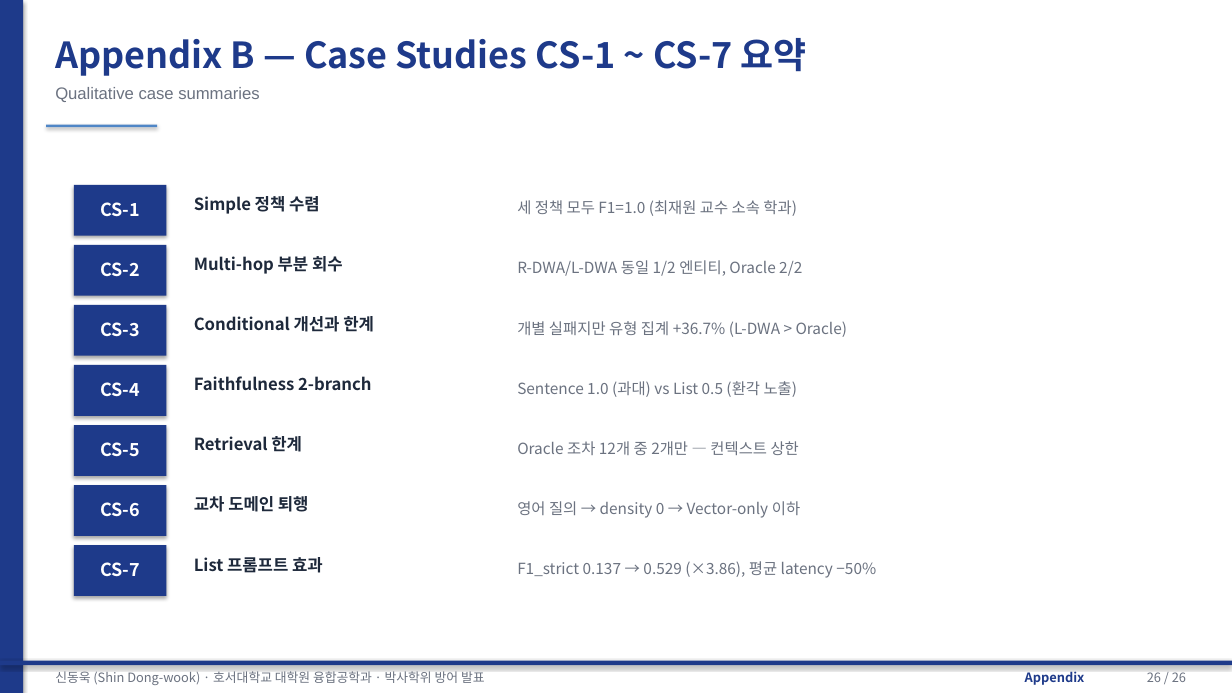
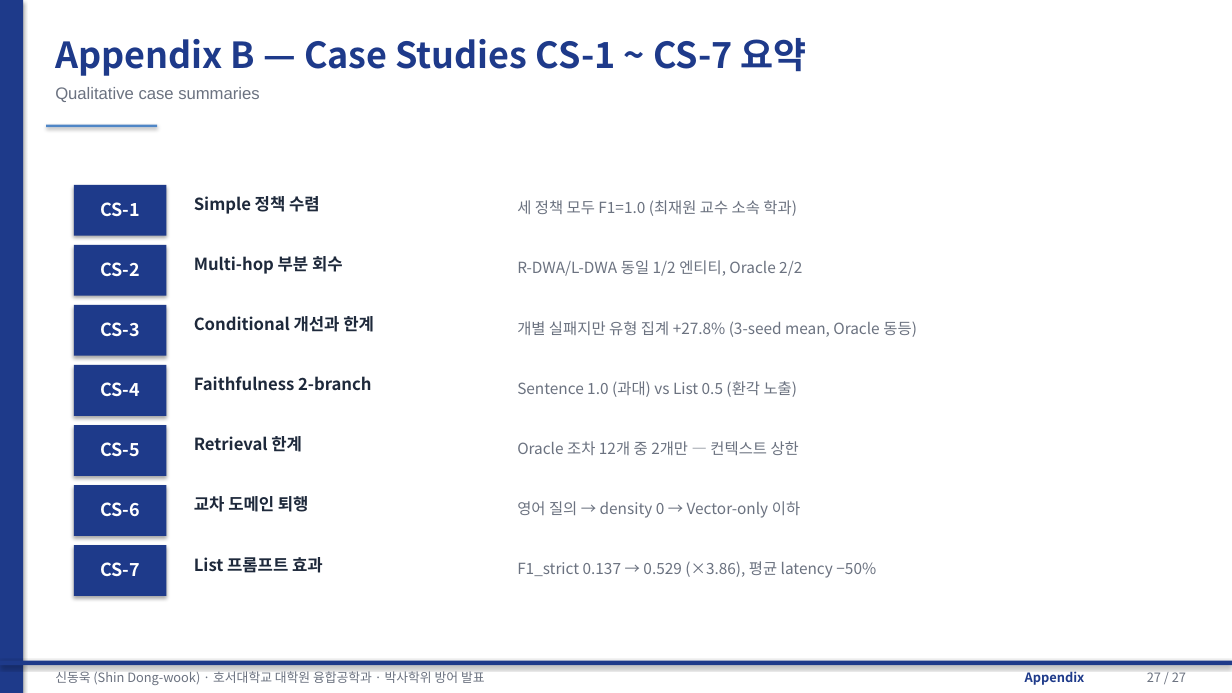
Before and after one commit to sdw1621/triple-rag-phd, a slide deck: slide 27 of thesis_current/박사논문_방어발표_v1.pptx (slide 26 before the commit). Drawn at 1232x693 pixels with LibreOffice and Linux fonts; fonts in the diff are those of the drawing. Boxes give left, top, right and bottom in pixels: in the first picture for what was removed or moved away, otherwise in the second. Text is boxed around its words. In the diff, an @@ line names an element or a change of style, - is before the commit and + after.

```diff
--- a/thesis_current/박사논문_방어발표_v1.pptx
+++ b/thesis_current/박사논문_방어발표_v1.pptx
@@ text at box(517, 321, 917, 337): text changed @@
-개별 실패지만 유형 집계 +36.7% (L-DWA > Oracle)
+개별 실패지만 유형 집계 +27.8% (3-seed mean, Oracle 동등)
@@ text at box(1147, 669, 1186, 682): text changed @@
-26 / 26
+27 / 27
```
Also in this commit, not shown: 23 other slides changed, 1 slide added, 2 other files.
